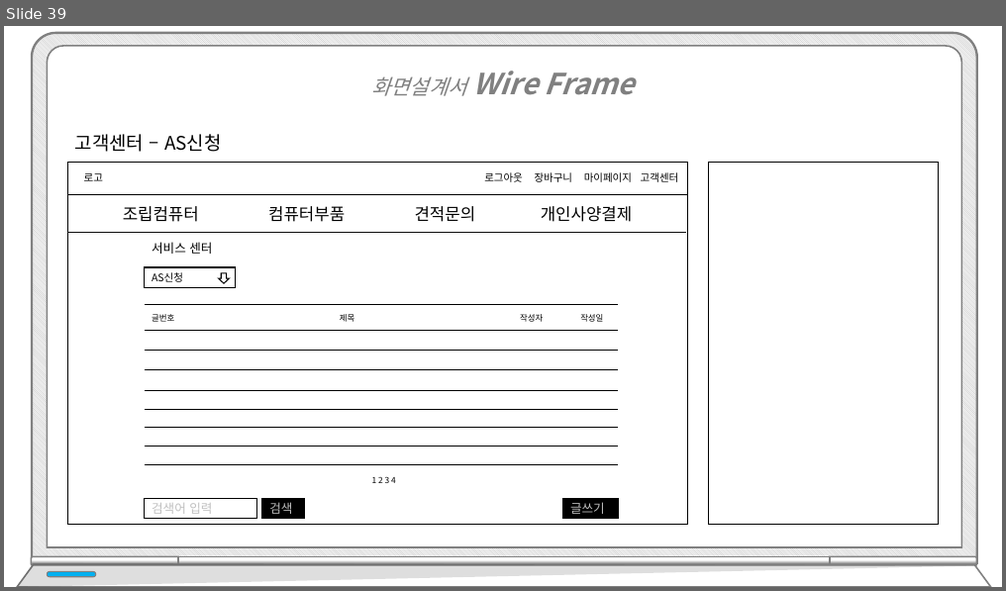
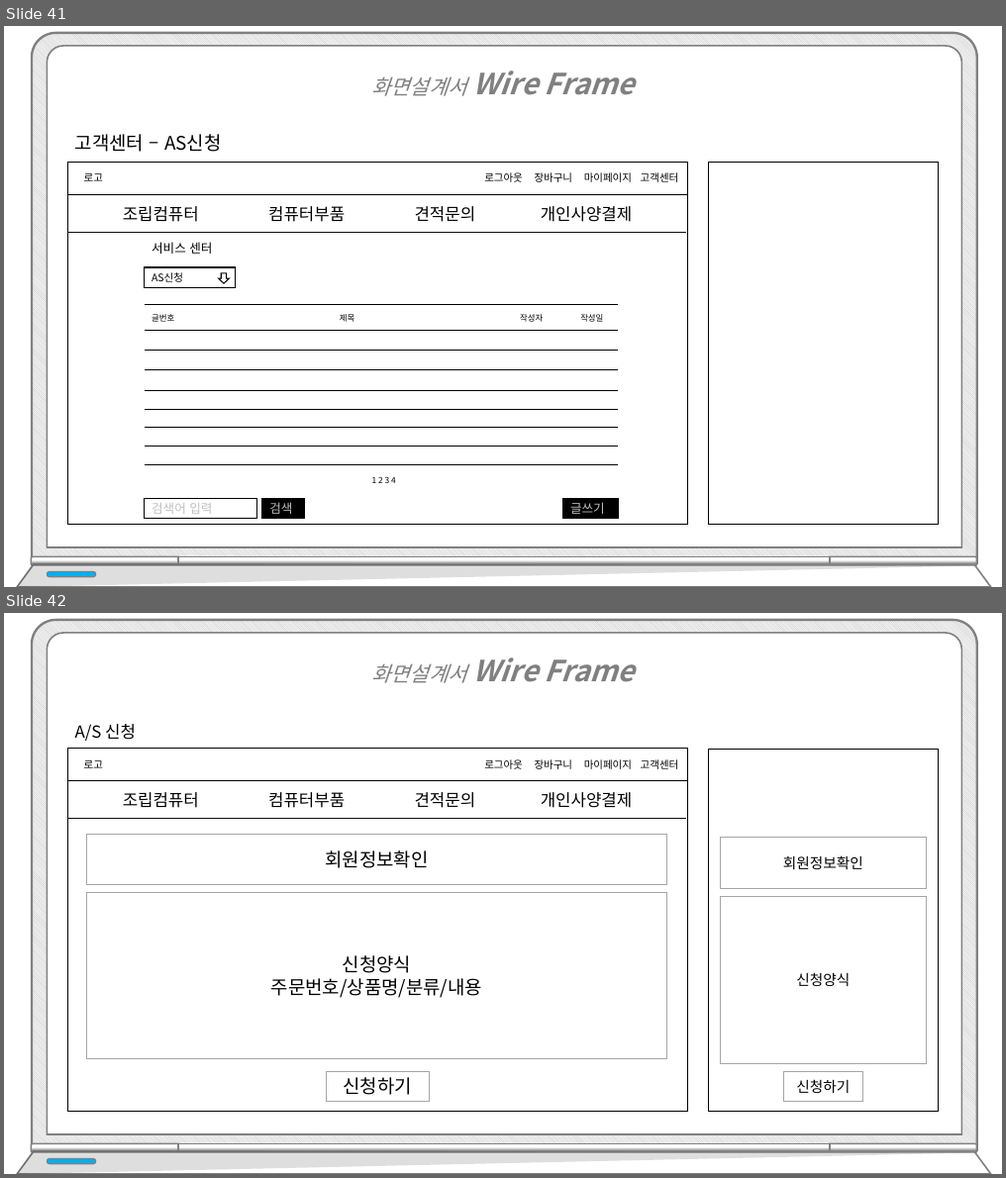
Before and after one commit to hhsw07/ezen-academy-projects, a slide deck: WebContent/발표/프로젝트5.pptx. Shown one above the other, each under a label of ours: slide 39 before the commit, slides 41 and 42 after it. The pictures are 1006x591 and 1006x1178 pixels, drawn with LibreOffice and Linux fonts; fonts in the diff are those of the drawing. Boxes give left, top, right and bottom in pixels: in the first picture for what was removed or moved away, otherwise in the second. Text is boxed around its words. In the diff, an @@ line names an element or a change of style, - is before the commit and + after.

```diff
--- a/WebContent/발표/프로젝트5.pptx
+++ b/WebContent/발표/프로젝트5.pptx
@@ slide 42 added at (4, 613, 1002, 1174), background #FFFFFF @@
@@ text added at (371, 658, 635, 683), 28 pt, text #808080, bold, italic @@
+화면설계서 Wire Frame
@@ text added at (75, 724, 136, 741), 16 pt, text #000000 @@
+A/S 신청
@@ rectangle added at (67, 750, 687, 1112), fill #FFFFFF, outline #000000 1 pt @@
@@ rectangle added at (67, 749, 687, 781), fill #FFFFFF, outline #000000 1 pt @@
@@ text added at (84, 761, 103, 768), 10 pt, text #000000 @@
+로고
@@ text added at (484, 760, 679, 769), 10 pt, text #000000 @@
+로그아웃 장바구니 마이페이지 고객센터
@@ rectangle added at (709, 750, 939, 1112), fill #FFFFFF, outline #000000 1 pt @@
@@ line added from (67, 818) to (686, 818), #0D0D0D 0.5 pt @@
@@ text added at (123, 792, 632, 808), 16 pt, text #000000 @@
+조립컴퓨터 컴퓨터부품 견적문의 개인사양결제
@@ rectangle added at (86, 834, 666, 884), fill #FFFFFF, outline #A5A5A5 1 pt, 18 pt, text #000000 @@
+회원정보확인
@@ rectangle added at (721, 838, 927, 888), fill #FFFFFF, outline #A5A5A5 1 pt, 14 pt, text #000000 @@
+회원정보확인
@@ rectangle added at (86, 892, 666, 1059), fill #FFFFFF, outline #A5A5A5 1 pt, 18 pt, text #000000 @@
+신청양식
+주문번호/상품명/분류/내용
@@ rectangle added at (721, 897, 927, 1063), fill #FFFFFF, outline #A5A5A5 1 pt, 14 pt, text #000000 @@
+신청양식
@@ rectangle added at (326, 1072, 430, 1101), fill #FFFFFF, outline #A5A5A5 1 pt, 18 pt, text #000000 @@
+신청하기
@@ rectangle added at (783, 1072, 863, 1101), fill #FFFFFF, outline #A5A5A5 1 pt, 14 pt, text #000000 @@
+신청하기
@@ group added at (17, 620, 991, 1174): 5 round same rects, 2 freeform shapes, 1 rounded rectangle @@
@@ what was slide 39 is now slide 41 @@
```
Also in this commit, not shown: 1 slide changed, 8 other slides added, 1 other file.
